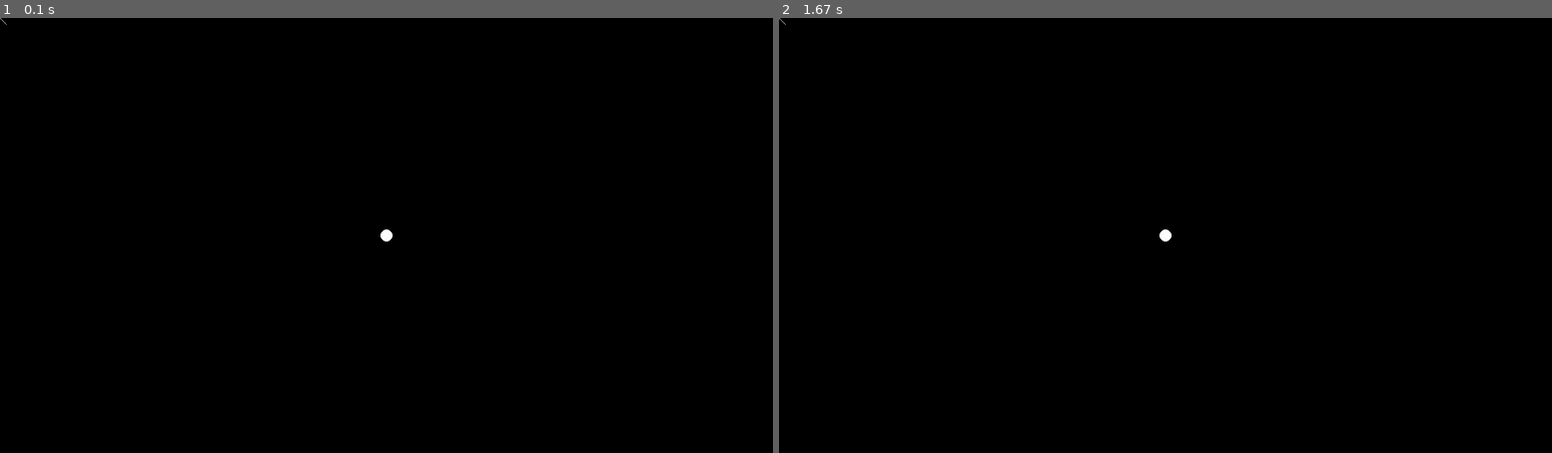
Above: before the commit, frames 1-2 (left to right).
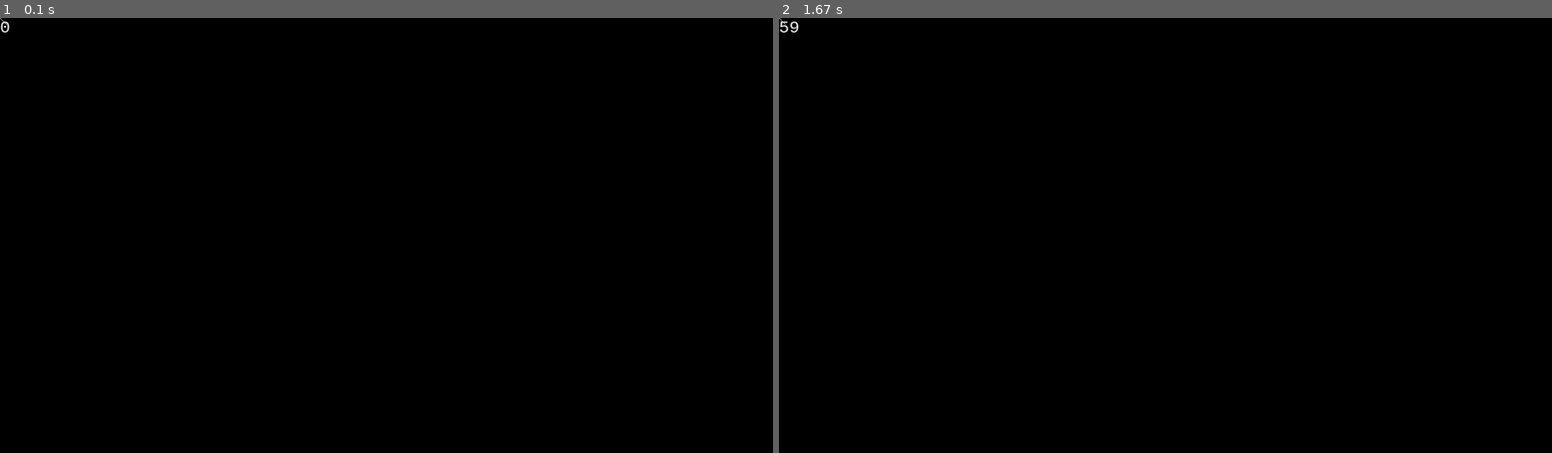
Above: after the commit, the same moments.

Repository: bennybroseph/MonoPygame
Game: pygame game, started from main.py
Two runs of this game, one before a commit and one after it. Both use one fixed random seed, a clock stepped at 60 frames per second and the inputs below.
Inputs:
- Up to frame 1 (0.1 s): no input
- Up to frame 2 (1.67 s): no input

The runs differ from the first frame. In frame 1, less than 0.1% of the frame differs, in the area x 0-51%, y 0-52%; in frame 2, less than 0.1%.

Commit message:
Adding Vectors and UI
Added vetors and some vector math as well as a ui file which has
functionality for a text renderer currently.

Diff:
--- a/complex_types.py
+++ b/complex_types.py
@@ -1,60 +1,7 @@
-import numbers
-
-class Vector2(object):
-    def __init__(self, x, y):
-        self.x = float(x)
-        self.y = float(y)
-
-    def __str__(self):
-        return "(" + str(self.x) + ", " + str(self.y) + ")"
-
-    def __eq__(self, other):
-        assert isinstance(other, Vector2)
-
-        return self.x == other.x and self.y == other.y
-
-    def __neg__(self):
-        return type(self)(-self.x, -self.y)
-
-    def __add__(self, other):
-        if isinstance(other, Vector2):
-            return type(self)(self.x + other.x, self.y + other.y)
-
-        assert isinstance(other, numbers.Number)
-
-        return type(self)(self.x + float(other), self.y + float(other))
-    def __radd__(self, other):
-        return self + other
-    def __iadd__(self, other):
-        self = self + other
-
-    def __sub__(self, other):
-        return self + (-other)
-    def __sub__(self, other):
-        self = self - other
-
-    def __mul__(self, other):
-        assert(other, numbers.Number)
-
-        return type(self)(self.x * float(other), self.y * float(other))
-    def __imul__(self, other):
-        self = self * other
-
-    def __truediv__(self, other):
-        assert isinstance(other, numbers.Number)
-
-        return type(self)(self.x / float(other), self.y / float(other))
-    def __idiv__(self, other):
-        self = self / other
-
-    @staticmethod
-    def scale(a, b):
-        assert isinstance(a, Vector2) and isinstance(b, Vector2)
-
-        return type(a)(a.x * b.x, a.y * b.y)
+from vector import *
 
 class Size(Vector2):
-    def __init__(self, w, h):
+    def __init__(self, w = 0, h = 0):
         Vector2.__init__(self, w, h)
 
     @property
@@ -69,7 +16,65 @@
         return self.y
     @h.setter
     def h(self, value):
-        self.h = float(value)
+        self.y = float(value)
+
+class Color(Vector3):
+    def __init__(self, r = 255, g = 255, b = 255):
+        Vector3.__init__(self, r, g, b)
+
+    @property
+    def r(self):
+        return self.x
+    @r.setter
+    def r(self, value):
+        self.x = float(value)
+
+    @property
+    def g(self):
+        return self.y
+    @g.setter
+    def g(self, value):
+        self.y = float(value)
+
+    @property
+    def b(self):
+        return self.z
+    @b.setter
+    def b(self, value):
+        self.z = float(value)
+
+    @property
+    def hsl(self):
+        """Returns the r, g, and b values as hue, saturation, and brightness"""
+        hsl = self.nomalized
+
+        min_value = min(self.r, self.g, self.b)
+        max_value = max(self.r, self.g, self.b)
+        hsl.z = (min + max) / 2.0
+        #TODO: Finish this function
+
+    @property
+    def hex(self):
+        """Returns the r, g, and b values of the color into hexadecimal"""
+        hex_values = [str(int(self.r // 16)),
+                      str(int(self.r % 16)),
+                      str(int(self.g // 16)),
+                      str(int(self.g % 16)),
+                      str(int(self.b // 16)),
+                      str(int(self.b % 16))]
+
+        hex_letters = ["A", "B", "C", "D", "E", "F"]
+        result = "0x"
+        for i in range(0, len(hex_values)):
+            int_value = int(hex_values[i])
+            if int_value > 9:
+                hex_values[i] = hex_letters[int_value - 10]
+
+            result += hex_values[i]
+
+        result = int(result, 16)
+        result = hex(result)
+        return result
 
 class Bounds(object):
     def __init__(self, center = Vector2(0.0, 0.0), size = Size(1.0, 1.0)):
--- a/component.py
+++ b/component.py
@@ -28,13 +28,13 @@
         for component in Component._components:
             component.late_update()
 
-    def __init__(self, tag = "", name = "New Component"):
+    def __init__(self, name = "New Component"):
+
         PygameObject.__init__(self, name)
 
         self._isAwake = False
         self._isStarted = False
 
-        self.tag = tag
         self.gameObject = None
 
         Component._components.append(self)
@@ -42,6 +42,10 @@
     @property
     def transform(self):
         return self.gameObject.transform
+
+    @property
+    def tag(self):
+        return self.gameObject.tag
 
     def awake(self):
         """Called when the component is created"""
--- a/game_object.py
+++ b/game_object.py
@@ -1,9 +1,13 @@
-from pygame_object import *
-from component import *
+from pygame_object import PygameObject
+from component import Component
 
 class GameObject(PygameObject):
-    def __init__(self, name = "New GameObject"):
+    def __init__(self, tag = "", name = "New GameObject"):
+        assert isinstance(tag, str)
+
         PygameObject.__init__(self, name)
+
+        self.tag = tag
 
         self._components = [Component] * 0
 
@@ -15,6 +19,8 @@
     def add_component(self, component):
         self._components.append(component)
 
+        return component
+
     def get_component(self, type):
         """
         Grabs a component by 'type'
--- a/graphics.py
+++ b/graphics.py
@@ -1,19 +1,36 @@
 import pygame
 
-from complex_types import *
+from renderer import Renderer
+from complex_types import Size, Color
 
 class Graphics(object):
-    size = Size(0, 0)
-
     screen = None
 
+    size = Size()
+    fillcolor = Color()
+
     @staticmethod
-    def init(newSize = Size(640, 460), caption = "Pygame"):
-        Graphics.size = newSize
+    def init(size = Size(640, 460),
+             caption = "Pygame",
+             fillcolor = Color(0, 0, 0)):
+        assert(size, Size)
+        assert(caption, str)
+        assert(fillcolor, Color)
+
+        Graphics.size = size
+        Graphics.fillcolor = fillcolor
 
         pygame.init()
 
-        Graphics.screen = \
-            pygame.display.set_mode((int(Graphics.size.w), int(Graphics.size.h)))
+        Graphics.screen = pygame.display.set_mode((int(Graphics.size.w),
+                                                   int(Graphics.size.h)))
 
         pygame.display.set_caption(caption)
+
+    @staticmethod
+    def draw():
+        Graphics.screen.fill(Graphics.fillcolor.tuple)
+
+        Renderer._render()
+
+        pygame.display.update()
--- a/main.py
+++ b/main.py
@@ -3,23 +3,24 @@
 
 from pygame.locals import *
 
-from complex_types import *
-from graphics import *
+from graphics import Graphics
+from complex_types import  Vector2
 from pygame_object import *
 from game_object import *
 from component import *
 from collision import *
-from renderer import *
+from ui import *
 
 def main():
     Graphics.init(Size(1280, 720))
 
-    bounds = Bounds()
-    print(bounds.extents)
+    clock = pygame.time.Clock()
 
     player = GameObject()
     player.add_component(LineRenderer(Vector2(0, 0), Vector2(10, 10)))
 
+    fps = GameObject()
+    text = fps.add_component(Text())
 
     # game loop
     while True:
@@ -29,9 +30,12 @@
                 pygame.quit()
                 sys.exit()
 
+        clock.tick(60)
+
         update()
+        text.text = str(int(clock.get_fps()))
 
-        draw()
+        Graphics.draw()
 
 def update():
     Component._awake()
@@ -42,18 +46,4 @@
     Component._update()
     Component._late_update()
 
-def draw():
-    Graphics.screen.fill((0, 0, 0))
-
-    Renderer._render()
-    draw_circle(0, 0, 10)
-
-    pygame.display.update()
-
-def draw_circle(x, y, radius = 1.0, color = (255, 255, 255)):
-    pygame.draw.circle(Graphics.screen,
-                       (255, 255, 255),
-                       (int(x + (Graphics.size.w / 2)), int((Graphics.size.h / 2) - y)),
-                       radius)
-
 main()
--- a/pygame_object.py
+++ b/pygame_object.py
@@ -1,3 +1,5 @@
 class PygameObject(object):
     def __init__(self, name = "New PygameObject"):
+        assert isinstance(name, str)
+
         self.name = name
--- a/renderer.py
+++ b/renderer.py
@@ -1,8 +1,8 @@
 import pygame
 
-from complex_types import *
-from graphics import *
-from component import *
+import graphics
+from complex_types import Bounds, Color, Vector2
+from component import Component
 
 class Renderer(Component):
     _renderers = []
@@ -13,10 +13,10 @@
             if renderer.enabled:
                 renderer.render()
 
-    def __init__(self, bounds = Bounds(), tag = "", name = "New Renderer"):
+    def __init__(self, bounds = Bounds(), name = "New Renderer"):
         assert isinstance(bounds, Bounds)
 
-        Component.__init__(self, tag, name)
+        Component.__init__(self, name)
 
         self.enabled = True
         self.bounds = bounds
@@ -28,11 +28,12 @@
 
 class PrimitiveRenderer(Renderer):
     def __init__(self,
-                 color = (255, 255, 255),
+                 color = Color(255, 255, 255),
                  bounds = Bounds(),
-                 tag = "",
                  name = "New PrimitiveRenderer"):
-        Renderer.__init__(self, bounds, tag, name)
+        assert isinstance(color, Color)
+
+        Renderer.__init__(self, bounds, name)
 
         self.color = color
 
@@ -44,18 +45,17 @@
     def __init__(self,
                  min = Vector2(0, 0),
                  max = Vector2(1, 1),
-                 color = (255, 255, 255),
-                 tag = "",
+                 color = Color(255, 255, 255),
                  name = "New LineRenderer"):
         assert isinstance(min, Vector2) and isinstance(max, Vector2)
 
-        PrimitiveRenderer.__init__(self, color, tag = tag, name = name)
+        PrimitiveRenderer.__init__(self, color, name = name)
 
         self.bounds.min = min
         self.bounds.max = max
 
     def render(self):
-        pygame.draw.line(Graphics.screen,
-                         self.color,
-                         (self.bounds.min.x, self.bounds.min.y),
-                         (self.bounds.max.x, self.bounds.max.y))
+        pygame.draw.line(graphics.Graphics.screen,
+                         self.color.tuple,
+                         self.bounds.min.tuple,
+                         self.bounds.max.tuple)
--- /dev/null
+++ b/ui.py
@@ -0,0 +1,29 @@
+import numbers
+
+from renderer import *
+
+class Text(Renderer):
+    def __init__(self,
+                 text : str = "",
+                 color : Color = Color(255, 255, 255),
+                 font : str = "monospace",
+                 size : int = 28,
+                 name : str = "New Text"):
+        assert(text, str)
+        assert(color , Color)
+        assert(font, str)
+        assert(size, numbers.Number)
+
+        Renderer.__init__(self, name = name)
+
+        self.text = text
+        self.color = color
+
+        #TODO: Create font class
+        self.size = int(size)
+        self.font = pygame.font.SysFont("monospace", self.size)
+
+    def render(self):
+        # render text
+        label = self.font.render(self.text, 1, self.color.tuple)
+        graphics.Graphics.screen.blit(label, self.bounds.center.tuple)
--- /dev/null
+++ b/vector.py
@@ -0,0 +1,145 @@
+import math
+import numbers
+
+class Vector2(object):
+    def __init__(self, x = 0, y = 0):
+        self.x = float(x)
+        self.y = float(y)
+
+    def __str__(self):
+        return "(" + str(self.x) + ", " + str(self.y) + ")"
+
+    def __eq__(self, other):
+        assert isinstance(other, Vector2)
+
+        return self.x == other.x and self.y == other.y
+
+    def __neg__(self):
+        return type(self)(-self.x, -self.y)
+
+    def __add__(self, other):
+        if isinstance(other, Vector2):
+            return type(self)(self.x + other.x, self.y + other.y)
+
+        assert isinstance(other, numbers.Number)
+
+        return type(self)(self.x + float(other), self.y + float(other))
+    def __radd__(self, other):
+        return self + other
+    def __iadd__(self, other):
+        self = self + other
+
+    def __sub__(self, other):
+        return self + (-other)
+    def __sub__(self, other):
+        self = self - other
+
+    def __mul__(self, other):
+        assert(other, numbers.Number)
+
+        return type(self)(self.x * float(other), self.y * float(other))
+    def __imul__(self, other):
+        self = self * other
+
+    def __truediv__(self, other):
+        assert isinstance(other, numbers.Number)
+
+        return type(self)(self.x / float(other), self.y / float(other))
+    def __idiv__(self, other):
+        self = self / other
+
+    @property
+    def magnitude(self):
+        return math.sqrt((self.x ** 2) + (self.y ** 2))
+    @property
+    def nomalized(self):
+        if self.magnitude == 0.0:
+            return self
+
+        return type(self)(self.x / self.magnitude, self.y / self.magnitude)
+
+    @property
+    def tuple(self):
+        return (self.x, self.y)
+
+    @staticmethod
+    def scale(a, b):
+        assert isinstance(a, Vector2) and isinstance(b, Vector2)
+
+        return type(a)(a.x * b.x, a.y * b.y)
+
+class Vector3(object):
+    def __init__(self, x = 0, y = 0, z = 0):
+        self.x = float(x)
+        self.y = float(y)
+        self.z = float(z)
+
+    def __str__(self):
+        return "(" + str(self.x) + ", " + str(self.y) + ", " + str(self.z) + ")"
+
+    def __eq__(self, other):
+        assert isinstance(other, Vector2)
+
+        return self.x == other.x and self.y == other.y and self.z == other.z
+
+    def __neg__(self):
+        return type(self)(-self.x, -self.y, -self.z)
+
+    def __add__(self, other):
+        if isinstance(other, Vector2):
+            return type(self)(self.x + other.x, self.y + other.y, self.z + other.z)
+
+        assert isinstance(other, numbers.Number)
+
+        return type(self)(self.x + float(other),
+                          self.y + float(other),
+                          self.z + float(other))
+    def __radd__(self, other):
+        return self + other
+    def __iadd__(self, other):
+        self = self + other
+
+    def __sub__(self, other):
+        return self + (-other)
+    def __sub__(self, other):
+        self = self - other
+
+    def __mul__(self, other):
+        assert(other, numbers.Number)
+
+        return type(self)(self.x * float(other),
+                          self.y * float(other),
+                          self.z * float(other))
+    def __imul__(self, other):
+        self = self * other
+
+    def __truediv__(self, other):
+        assert isinstance(other, numbers.Number)
+
+        return type(self)(self.x / float(other),
+                          self.y / float(other),
+                          self.z / float(other))
+    def __idiv__(self, other):
+        self = self / other
+
+    @property
+    def magnitude(self):
+        return math.sqrt((self.x ** 2) + (self.y ** 2) + (self.z ** 2))
+    @property
+    def nomalized(self):
+        if self.magnitude == 0.0:
+            return self
+
+        return type(self)(self.x / self.magnitude,
+                          self.y / self.magnitude,
+                          self.z / self.magnitude)
+
+    @property
+    def tuple(self):
+        return (self.x, self.y, self.z)
+
+    @staticmethod
+    def scale(a, b):
+        assert isinstance(a, Vector2) and isinstance(b, Vector2)
+
+        return type(a)(a.x * b.x, a.y * b.y)
Not shown, changed: MonoPygame.pyproj
